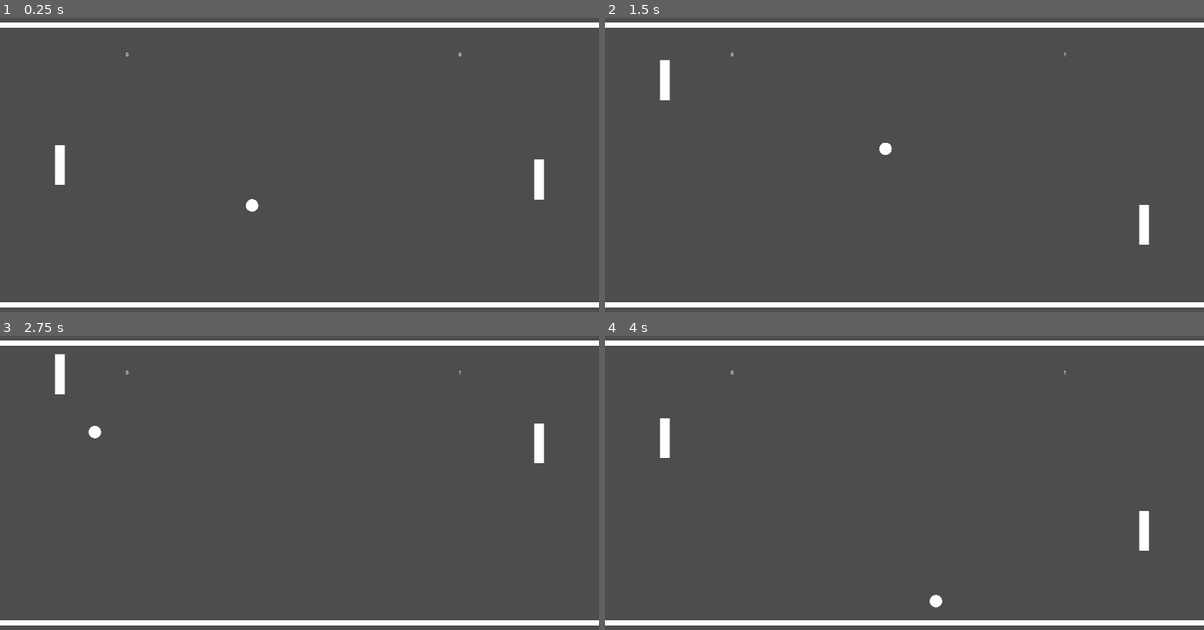
Above: before the commit, frames 1-4 (two rows, left to right).
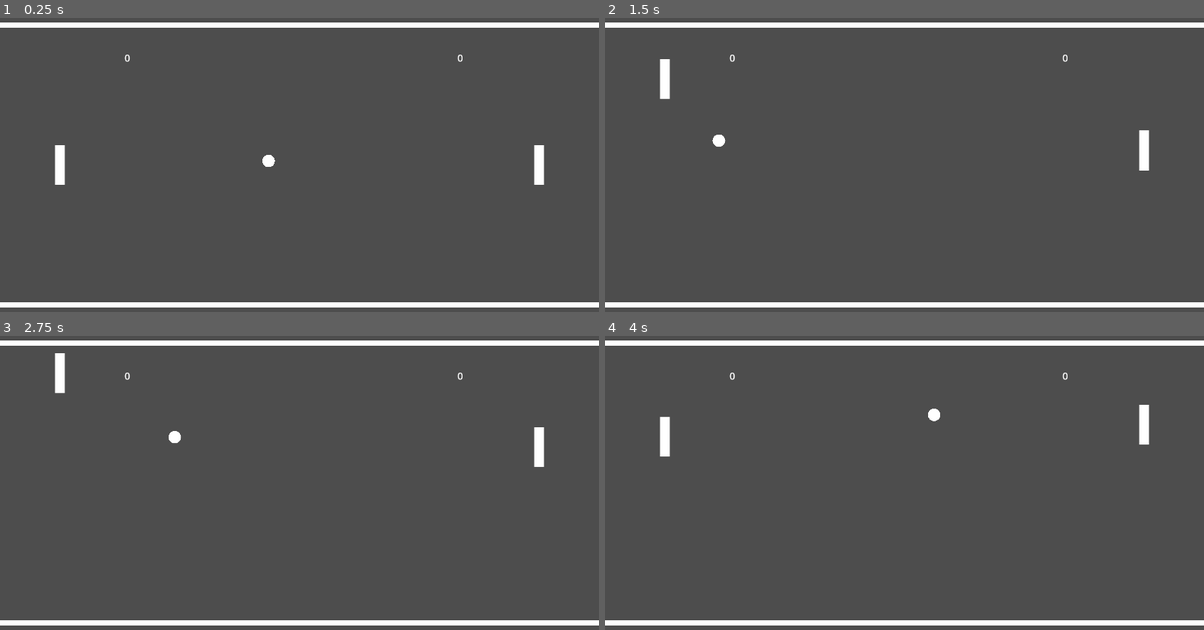
Above: after the commit, the same moments.

Repository: tavaresl/godot-pong
Game: Godot game, scene res://scenes/main.tscn
Same seed, same stepped clock (60 frames per second), same inputs: the game is played once before the commit and once after it.
Inputs:
- Up to frame 1 (0.25 s): no input
- Up to frame 2 (1.5 s): hold Up (ui_up) 0.53-1.28 s; hold Down (ui_down) from 1.28 s (still down)
- Up to frame 3 (2.75 s): release Down (ui_down) at 2.03 s; hold Up (ui_up) from 2.03 s (still down)
- Up to frame 4 (4 s): release Up (ui_up) at 3.53 s; hold Down (ui_down) from 3.53 s (still down)

The runs differ from the first frame. In frame 1, 0.3% of the frame differs, in the area x 20-91%, y 11-66%; in frame 2, 0.7%, in the area x 9-91%, y 11-78%; in frame 3, 0.2%; in frame 4, 0.7%.

Commit message:
add score and game over

Diff:
--- /dev/null
+++ b/scenes/game_over.tscn
@@ -0,0 +1,9 @@
+[gd_scene format=3 uid="uid://ck1gc2lo8ivip"]
+
+[node name="GameOver" type="Control"]
+layout_mode = 3
+anchors_preset = 15
+anchor_right = 1.0
+anchor_bottom = 1.0
+grow_horizontal = 2
+grow_vertical = 2
--- a/scenes/main.tscn
+++ b/scenes/main.tscn
@@ -7,39 +7,59 @@
 [ext_resource type="Script" path="res://scripts/Enemy.gd" id="3_43dh5"]
 [ext_resource type="PackedScene" uid="uid://bgo2v0odgcs8v" path="res://scenes/ball.tscn" id="4_xxqbu"]
 [ext_resource type="PackedScene" uid="uid://dwiwnif4xhqx7" path="res://scenes/goal.tscn" id="6_a2x5l"]
-[ext_resource type="Script" path="res://scripts/EnemyGoalController.gd" id="7_3nvv0"]
-[ext_resource type="Script" path="res://scripts/PlayerGoal.gd" id="9_2fiqx"]
+[ext_resource type="Script" path="res://scripts/GoalController.gd" id="7_3nvv0"]
 [ext_resource type="Script" path="res://scripts/PlayerScore.gd" id="9_4dpyq"]
 [ext_resource type="Script" path="res://scripts/EnemyScore.gd" id="10_7edkn"]
+[ext_resource type="PackedScene" uid="uid://ck1gc2lo8ivip" path="res://scenes/game_over.tscn" id="11_pcise"]
 
-[node name="Node2D" type="Node2D"]
+[sub_resource type="LabelSettings" id="LabelSettings_3p2fv"]
+font_size = 32
+
+[sub_resource type="LabelSettings" id="LabelSettings_xhvrn"]
+font_size = 32
+
+[sub_resource type="SystemFont" id="SystemFont_5p04k"]
+
+[sub_resource type="LabelSettings" id="LabelSettings_xhpoq"]
+font = SubResource("SystemFont_5p04k")
+font_size = 96
+
+[sub_resource type="LabelSettings" id="LabelSettings_bh7sx"]
+font_size = 40
+
+[node name="Node2D" type="Node"]
 
 [node name="GameManager" type="Node" parent="."]
 unique_name_in_owner = true
 script = ExtResource("1_7xy5t")
 
 [node name="Camera2D" type="Camera2D" parent="."]
+position = Vector2(960, 540)
 offset = Vector2(2.08165e-12, 2.08165e-12)
 
 [node name="Player" parent="." instance=ExtResource("1_5ek4h")]
-position = Vector2(-768, 2.08165e-12)
+unique_name_in_owner = true
+position = Vector2(192, 540)
 collision_mask = 6
 script = ExtResource("2_jqhwc")
 
 [node name="Enemy" parent="." node_paths=PackedStringArray("ball") instance=ExtResource("1_5ek4h")]
-position = Vector2(768, 2.08165e-12)
-scale = Vector2(-1, -1)
+unique_name_in_owner = true
+position = Vector2(1728, 540)
+rotation = -3.14159
 collision_mask = 6
 script = ExtResource("3_43dh5")
 ball = NodePath("../Ball")
 
 [node name="Ball" parent="." instance=ExtResource("4_xxqbu")]
+unique_name_in_owner = true
+position = Vector2(960, 540)
 collision_layer = 2
 collision_mask = 5
 motion_mode = 1
 
 [node name="Walls" type="Node2D" parent="."]
-position = Vector2(2.08165e-12, 2.08165e-12)
+position = Vector2(960, 540)
 
 [node name="Top" parent="Walls" instance=ExtResource("2_e7hfa")]
 position = Vector2(2.08165e-12, -450)
@@ -54,40 +74,126 @@
 
 [node name="Goals" type="Node" parent="."]
 
-[node name="EnemyGoal" parent="Goals" instance=ExtResource("6_a2x5l")]
-position = Vector2(-840, 2.08165e-12)
+[node name="EnemyGoal" parent="Goals" node_paths=PackedStringArray("target") instance=ExtResource("6_a2x5l")]
+position = Vector2(120, 540)
 rotation = 1.5708
 collision_mask = 2
 input_pickable = false
 script = ExtResource("7_3nvv0")
+target = NodePath("../../Enemy")
 
-[node name="PlayerGoal" parent="Goals" instance=ExtResource("6_a2x5l")]
-position = Vector2(840, 2.08165e-12)
+[node name="PlayerGoal" parent="Goals" node_paths=PackedStringArray("target") instance=ExtResource("6_a2x5l")]
+position = Vector2(1800, 540)
 rotation = 1.5708
 scale = Vector2(-1, -1)
 collision_mask = 2
 input_pickable = false
-script = ExtResource("9_2fiqx")
+script = ExtResource("7_3nvv0")
+target = NodePath("../../Player")
 
 [node name="PlayerScore" type="Label" parent="."]
-offset_left = -572.0
-offset_top = -367.0
-offset_right = -532.0
-offset_bottom = -344.0
+offset_left = 388.0
+offset_top = 173.0
+offset_right = 428.0
+offset_bottom = 218.0
 text = "0"
+label_settings = SubResource("LabelSettings_3p2fv")
 horizontal_alignment = 1
 vertical_alignment = 1
 script = ExtResource("9_4dpyq")
 
 [node name="EnemyScore" type="Label" parent="."]
-offset_left = 495.0
-offset_top = -367.0
-offset_right = 535.0
-offset_bottom = -344.0
+offset_left = 1455.0
+offset_top = 173.0
+offset_right = 1495.0
+offset_bottom = 218.0
 text = "0"
+label_settings = SubResource("LabelSettings_xhvrn")
 horizontal_alignment = 1
 vertical_alignment = 1
 script = ExtResource("10_7edkn")
 
+[node name="GameOver" parent="." instance=ExtResource("11_pcise")]
+unique_name_in_owner = true
+visible = false
+pivot_offset = Vector2(960, 540)
+
+[node name="ColorRect" type="ColorRect" parent="GameOver"]
+layout_mode = 1
+anchors_preset = 15
+anchor_right = 1.0
+anchor_bottom = 1.0
+grow_horizontal = 2
+grow_vertical = 2
+color = Color(0, 0, 0, 0.784314)
+
+[node name="GameOverLabel" type="Label" parent="GameOver"]
+layout_mode = 1
+anchors_preset = 5
+anchor_left = 0.5
+anchor_right = 0.5
+offset_left = -260.5
+offset_top = 181.0
+offset_right = 260.5
+offset_bottom = 313.0
+grow_horizontal = 2
+pivot_offset = Vector2(2.08165e-12, 2.08165e-12)
+text = "Game Over"
+label_settings = SubResource("LabelSettings_xhpoq")
+horizontal_alignment = 1
+vertical_alignment = 1
+
+[node name="MessageLabel" type="Label" parent="GameOver"]
+layout_mode = 1
+anchors_preset = 5
+anchor_left = 0.5
+anchor_right = 0.5
+offset_left = -400.0
+offset_top = 382.0
+offset_right = 400.0
+offset_bottom = 482.0
+grow_horizontal = 2
+text = "{PLACEHOLDER_TEXT}"
+label_settings = SubResource("LabelSettings_bh7sx")
+horizontal_alignment = 1
+vertical_alignment = 1
+
+[node name="RestartButton" type="Button" parent="GameOver"]
+layout_mode = 1
+anchors_preset = 8
+anchor_left = 0.5
+anchor_top = 0.5
+anchor_right = 0.5
+anchor_bottom = 0.5
+offset_left = -120.0
+offset_top = 94.5
+offset_right = -29.0
+offset_bottom = 136.5
+grow_horizontal = 2
+grow_vertical = 2
+theme_override_font_sizes/font_size = 24
+text = "Restart"
+
+[node name="QuitButton" type="Button" parent="GameOver"]
+layout_mode = 1
+anchors_preset = 8
+anchor_left = 0.5
+anchor_top = 0.5
+anchor_right = 0.5
+anchor_bottom = 0.5
+offset_left = 29.0
+offset_top = 94.5
+offset_right = 120.001
+offset_bottom = 136.5
+grow_horizontal = 2
+grow_vertical = 2
+theme_override_font_sizes/font_size = 24
+text = "Quit
+"
+
+[connection signal="ready" from="GameManager" to="GameManager" method="_on_ready"]
+[connection signal="ready" from="Ball" to="Ball" method="_on_ready"]
 [connection signal="body_entered" from="Goals/EnemyGoal" to="Goals/EnemyGoal" method="_on_body_entered"]
 [connection signal="body_entered" from="Goals/PlayerGoal" to="Goals/PlayerGoal" method="_on_body_entered"]
+[connection signal="pressed" from="GameOver/RestartButton" to="GameManager" method="_on_restart_button_pressed"]
+[connection signal="pressed" from="GameOver/QuitButton" to="GameManager" method="_on_quit_button_pressed"]
--- a/scenes/paddle.tscn
+++ b/scenes/paddle.tscn
@@ -4,8 +4,9 @@
 
 [sub_resource type="CanvasTexture" id="CanvasTexture_qdxfd"]
 
-[sub_resource type="CapsuleShape2D" id="CapsuleShape2D_1afub"]
-height = 134.0
+[sub_resource type="SegmentShape2D" id="SegmentShape2D_3d6gt"]
+a = Vector2(7, -64)
+b = Vector2(7, 62)
 
 [node name="Player" type="CharacterBody2D"]
 position = Vector2(2.08165e-12, 2.08165e-12)
@@ -17,5 +18,5 @@
 texture = SubResource("CanvasTexture_qdxfd")
 
 [node name="CollisionShape2D" type="CollisionShape2D" parent="."]
-position = Vector2(11, 0)
-shape = SubResource("CapsuleShape2D_1afub")
+position = Vector2(8, 1)
+shape = SubResource("SegmentShape2D_3d6gt")
--- a/scripts/BallController.gd
+++ b/scripts/BallController.gd
@@ -1,9 +1,13 @@
 extends CharacterBody2D
 
-const speed = 800
-var dir = Vector2.from_angle(15)
+@onready var game_manager = %GameManager
+var speed = 400
+var dir = Vector2.LEFT.rotated(deg_to_rad(7.5))
 
 func _physics_process(delta):
+	if game_manager.game_state != game_manager.GameStates.Running:
+		return
+
 	var displacement = dir * speed * delta
 	var collision = move_and_collide(displacement)
 
@@ -11,26 +15,32 @@
 		var normal = collision.get_normal()
 		var collider_name = collision.get_collider().name
 
-		if collider_name != "Wall":
-			var vertical_dir = Vector2(0, dir.y).normalized()
-			var horizontal_dir = Vector2(dir.x, 0).normalized()
-			var paddle_position = (collision.get_collider() as Node).position
-			var diff = paddle_position.y - position.y
+		if not ["Top", "Bottom"].has(collider_name):
+			var paddle_position = collision.get_collider().position
+			var paddle_sprite: Sprite2D = collision.get_collider().get_node("Sprite2D")
 
-			if abs(diff) < 8:
-				normal = normal.rotated(-vertical_dir.x * -vertical_dir.y * 0)
-			elif abs(diff) < 16:
-				normal = normal.rotated(-vertical_dir.x * -vertical_dir.y * 5)
-			elif abs(diff) < 32:
-				normal = normal.rotated(-vertical_dir.x * -vertical_dir.y * 10)
-			else:
-				normal = normal.rotated(-vertical_dir.x * -vertical_dir.y * 15)
+			var diff = position.y - paddle_position.y
+			var angle = deg_to_rad(remap(abs(diff), 0, paddle_sprite.scale.y / 2, 0, 30))
+			var sign = normal.x * diff / abs(diff) if diff != 0 else 1
 
-		dir = dir.bounce(normal)
+			var direction = normal.rotated(sign * angle)
+			var incoming_dir = Vector2(dir)
+
+			if incoming_dir.y < 0 and diff > 0:
+				direction = dir.bounce(Vector2.DOWN)
+			if incoming_dir.y > 0 and diff < 0:
+				direction = dir.bounce(Vector2.UP)
+
+			dir = direction
+		else:
+			dir = dir.bounce(normal)
+
+func reset():
+	dir = Vector2.LEFT.rotated(deg_to_rad(7.5))
+	speed = 800
+	position.x = 960
+	position.y = 540
 
 
-
-func _on_goal_body_entered(body):
-
-
+func _on_ready():
 	pass # Replace with function body.
--- a/scripts/Enemy.gd
+++ b/scripts/Enemy.gd
@@ -1,10 +1,15 @@
 extends CharacterBody2D
+
+@onready var game_manager = %GameManager
 
 const treshold = 32
 const speed = 256
 @export var ball: CharacterBody2D
 
 func _physics_process(delta):
+	if game_manager.game_state != game_manager.GameStates.Running:
+		return
+
 	var dir = Vector2.ZERO
 
 	if ball.position.y > position.y + treshold:
--- a/scripts/EnemyGoalController.gd
+++ /dev/null
@@ -1,8 +0,0 @@
-extends Area2D
-
-@onready var game_manager = %GameManager
-
-func _on_body_entered(body: Node2D):
-	game_manager.enemy_score += 1
-	body.position = Vector2.ZERO
-	pass # Replace with function body.
--- a/scripts/GameManager.gd
+++ b/scripts/GameManager.gd
@@ -1,4 +1,58 @@
 extends Node
 
-var player_score = 0
-var enemy_score = 0
+@onready var player = %Player
+@onready var enemy = %Enemy
+@onready var game_over = %GameOver
+@onready var message_label = $"../GameOver/MessageLabel"
+
+@export var max_score = 10
+
+var winner: Node2D = null
+
+enum GameStates { Running, Paused, Over }
+
+var scores = {}
+var game_state: GameStates = GameStates.Running
+
+var player_score: int:
+	get:
+		return scores[player.name]
+
+var enemy_score: int:
+	get:
+		return scores[enemy.name]
+
+func add_point_to(target: CharacterBody2D):
+	scores[target.name] += 1
+	_check_victory()
+
+
+func _check_victory():
+	if scores[player.name] == max_score:
+		game_state = GameStates.Over
+		winner = player
+	elif scores[enemy.name] == max_score:
+		game_state = GameStates.Over
+		winner = enemy
+
+	if winner != null:
+		game_over.show()
+		message_label.text = "You win!" if winner == player else "You lost."
+
+func reset_scores():
+	scores = {
+		player.name: 0,
+		enemy.name: 0,
+	}
+
+func _on_ready():
+	reset_scores()
+
+func _on_quit_button_pressed():
+	get_tree().quit()
+
+func _on_restart_button_pressed():
+	reset_scores()
+	winner = null
+	game_state = GameStates.Running
+	game_over.hide()
--- /dev/null
+++ b/scripts/GoalController.gd
@@ -0,0 +1,9 @@
+extends Area2D
+
+@onready var ball = %Ball
+@onready var game_manager = %GameManager
+@export var target: CharacterBody2D
+
+func _on_body_entered(body: Node2D):
+	game_manager.add_point_to(target)
+	ball.reset()
--- a/scripts/PlayerGoal.gd
+++ b/scripts/PlayerGoalController.gd
@@ -1,8 +1,8 @@
 extends Area2D
 
 @onready var game_manager = %GameManager
+@onready var ball = %Ball
 
 func _on_body_entered(body: Node2D):
 	game_manager.player_score += 1
-	body.position = Vector2.ZERO
-	pass # Replace with function body.
+	ball.reset()
--- a/scripts/PlayerMovement.gd
+++ b/scripts/PlayerMovement.gd
@@ -1,4 +1,6 @@
 extends PhysicsBody2D
+
+@onready var game_manager = %GameManager
 
 const MIN_SPEED = 0
 const MAX_SPEED = 512
@@ -6,6 +8,9 @@
 var is_moving = false
 
 func _physics_process(delta: float):
+	if game_manager.game_state != game_manager.GameStates.Running:
+		return
+
 	var direction = Vector2.ZERO
 
 	if Input.is_action_pressed("ui_up"):
@@ -15,4 +20,4 @@
 		direction += Vector2.DOWN
 
 	var movement = direction.normalized() * speed * delta
-	var collision = move_and_collide(movement)
+	move_and_collide(movement)
Not shown: 1 places in scenes/main.tscn that only renumber resources
